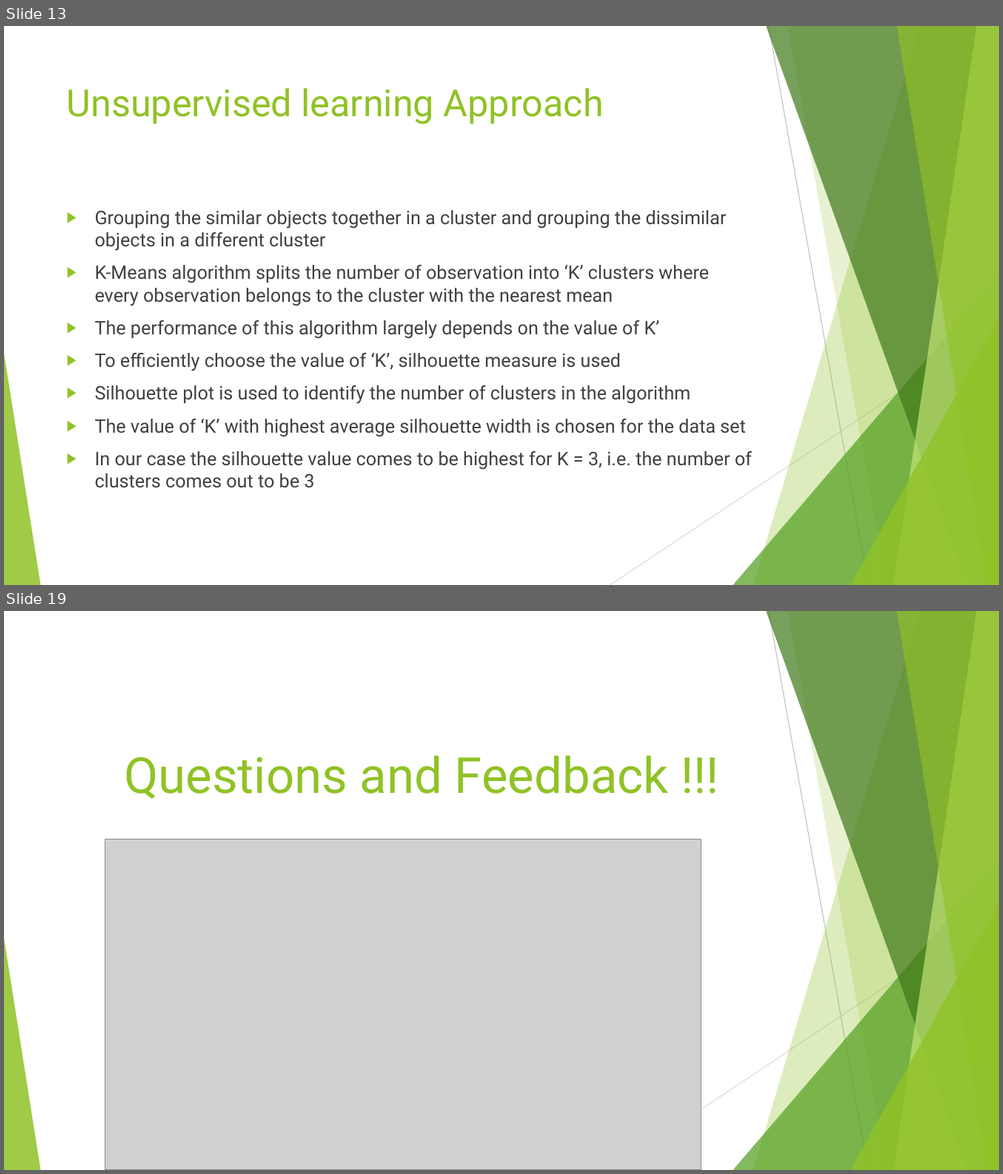
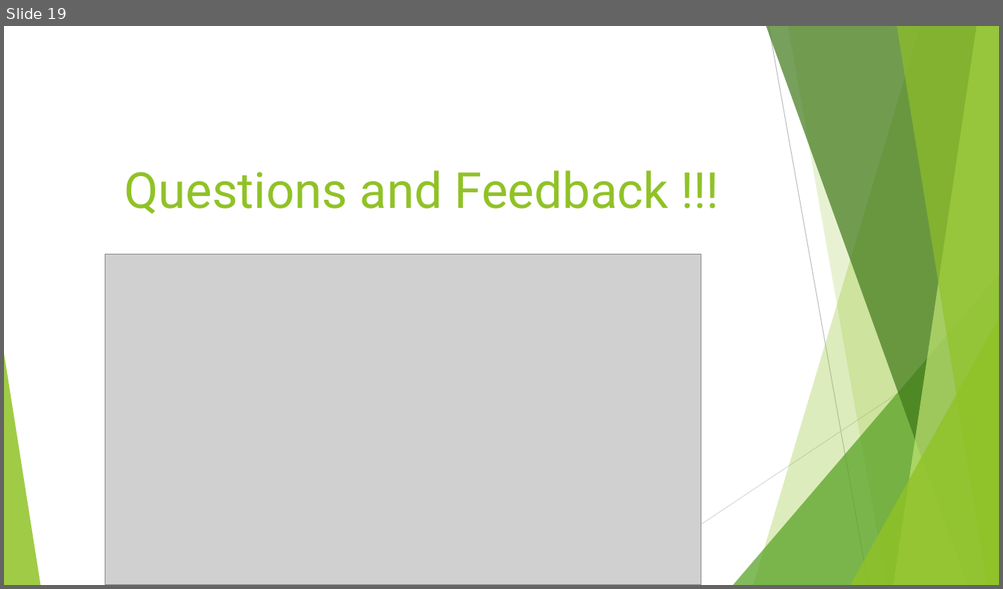
Before and after one commit to blynotes/CS6301_SDN, a slide deck: project_ppt.pptx. Shown one above the other, each under a label of ours: slides 13 and 19 before the commit, slide 19 after it; the slides between them are not shown. The pictures are 1003x1174 and 1003x589 pixels, drawn with LibreOffice and Linux fonts; fonts in the diff are those of the drawing; grey boxes stand for pictures. Boxes give left, top, right and bottom in pixels: in the first picture for what was removed or moved away, otherwise in the second. Text is boxed around its words. In the diff, an @@ line names an element or a change of style, - is before the commit and + after.

```diff
--- a/project_ppt.pptx
+++ b/project_ppt.pptx
@@ slide 13 removed at (4,26,999,585), background #FFFFFF; not listed: 10 template elements that a slide beside it also shows @@
@@ title removed at (67,88,603,124) @@
-Unsupervised learning Approach
@@ text removed at (95,210,751,488) @@
-▶ Grouping the similar objects together in a cluster and grouping the dissimilar objects in a different cluster
-▶ K-Means algorithm splits the number of observation into ‘K’ clusters where every observation belongs to the cluster with the nearest mean
-▶ The performance of this algorithm largely depends on the value of K’
-▶ To efficiently choose the value of ‘K’, silhouette measure is used
-▶ Silhouette plot is used to identify the number of clusters in the algorithm
-▶ The value of ‘K’ with highest average silhouette width is chosen for the data set
-▶ In our case the silhouette value comes to be highest for K = 3, i.e. the number of clusters comes out to be 3
```
Also in this commit, not shown: 7 slides changed, 16 slides added, 10 other slides removed.
